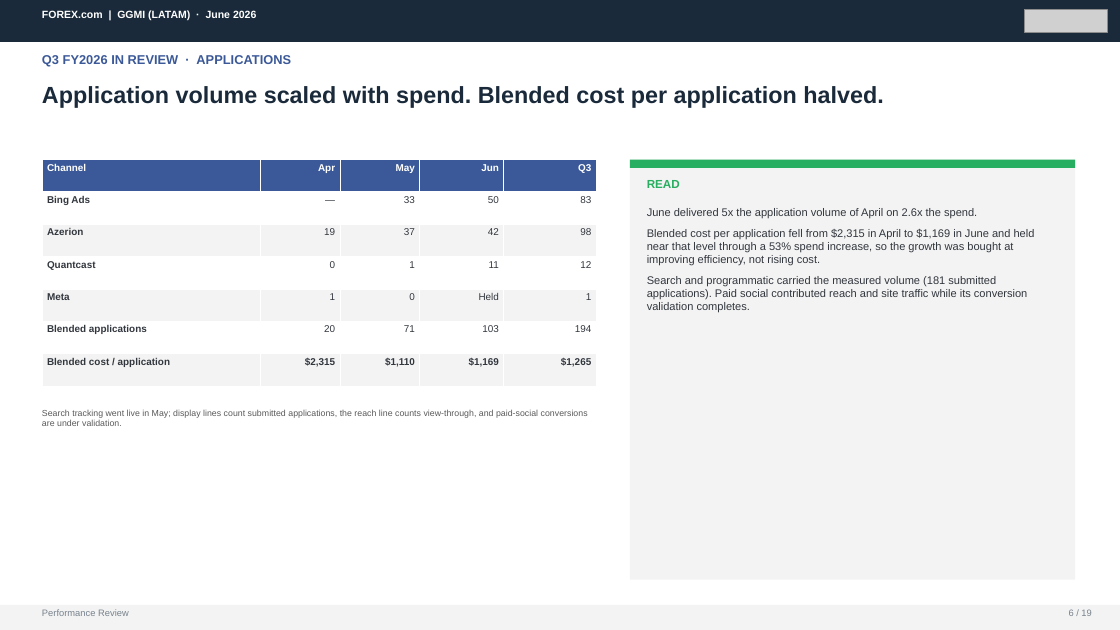
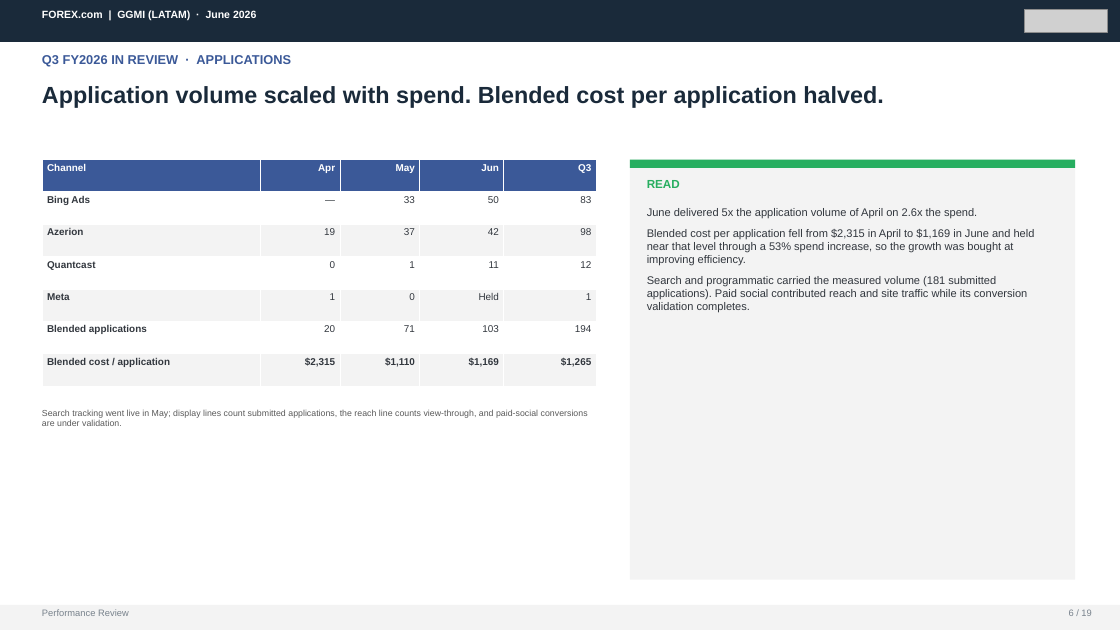
Before and after one commit to hablapro/brlvnt-reporting-hub, a slide deck: slide 6 of report-client-decks/06. GGMI_LATAM_June_2026_Performance_Review.pptx. Drawn at 1120x630 pixels with LibreOffice and Linux fonts; fonts in the diff are those of the drawing; grey boxes stand for pictures. Boxes give left, top, right and bottom in pixels: in the first picture for what was removed or moved away, otherwise in the second. Text is boxed around its words. In the diff, an @@ line names an element or a change of style, - is before the commit and + after.

```diff
--- a/report-client-decks/06. GGMI_LATAM_June_2026_Performance_Review.pptx
+++ b/report-client-decks/06. GGMI_LATAM_June_2026_Performance_Review.pptx
@@ text at [647, 229, 1035, 266]: text changed @@
-Blended cost per application fell from $2,315 in April to $1,169 in June and held near that level through a 53% spend increase, so the growth was bought at improving efficiency, not rising cost.
+Blended cost per application fell from $2,315 in April to $1,169 in June and held near that level through a 53% spend increase, so the growth was bought at improving efficiency.
```
Also in this commit, not shown: 3 other slides changed.
